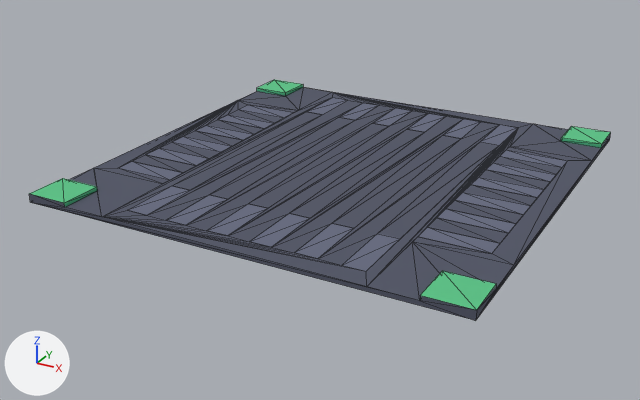
One commit to the glTF model kenney/city-kit-roads/road-crossroad-path.glb: the scene before it, then after it.
The view is the same before and after, from a 50 mm lens placed at (0.882, -1.726, 0.768), pointed at (-0.036, -0.058, -0.066). The lights are fixed; the arrows at lower left show +X, +Y and +Z. The older version comes first. Mesh edges are drawn as thin lines. Vertices at exactly the same position are counted once.

The scene before the commit, as lines of its bpy script (objects in view):
```python
me_road_crossroad_path = bpy.data.meshes.new('road-crossroad-path')
me_road_crossroad_path.from_pydata(...)  # 200 vertices, 276 faces; spans x -0.5..0.5, y -0.5..0.5, z 0.0..0.02
me_road_crossroad_path.materials.append(mat_colormap)
ob_road_crossroad_path = bpy.data.objects.new('road-crossroad-path', me_road_crossroad_path)
ob_road_crossroad_path.location = (0.0, 0.0, 0.0)
```
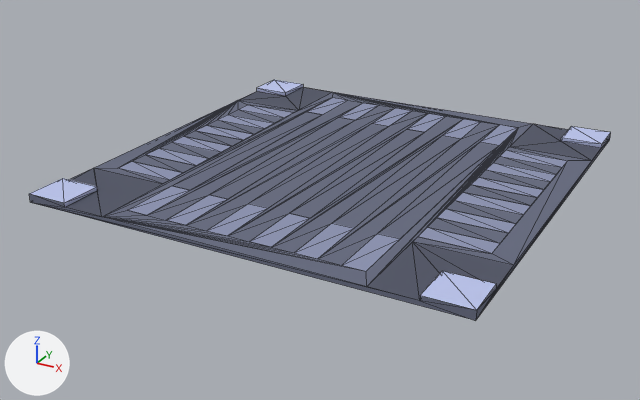
What differs and where, as boxes [x1, y1, x2, y2] in the pictures (640 x 400 px; the box of a moved part takes in the faces that stretch with it):
```json
{"part": 1, "of": "me_road_crossroad_path", "change": "moved or reshaped", "before": [373, 108, 481, 139], "after": [373, 108, 481, 139]}
{"part": 2, "of": "me_road_crossroad_path", "change": "moved or reshaped", "before": [207, 204, 354, 259], "after": [207, 204, 354, 259]}
{"part": 3, "of": "me_road_crossroad_path", "change": "moved or reshaped", "before": [172, 115, 556, 215], "after": [172, 115, 556, 215]}
{"part": 4, "of": "me_road_crossroad_path", "change": "surface changed", "before": [29, 80, 611, 321], "after": [29, 80, 611, 321]}
```

The change, as JSON lines over the scene's bpy script:
```json
{"block": "me_road_crossroad_path", "where": "# used by ob_road_crossroad_path; location = (0.0, 0.0, 0.0)"}
{"op": "remove", "block": "me_road_crossroad_path", "code": "me_road_crossroad_path.from_pydata(...)  # 200 vertices, 276 faces; spans x -0.5..0.5, y -0.5..0.5, z 0.0..0.02"}
{"op": "add", "block": "me_road_crossroad_path", "code": "me_road_crossroad_path.from_pydata(...)  # 188 vertices, 276 faces; spans x -0.5..0.5, y -0.5..0.5, z 0.0..0.02"}
{"block": "me_road_crossroad_path", "change": "me_road_crossroad_path part 1"}
{"block": "me_road_crossroad_path", "change": "6 vertices are removed from x -0.075..0.125, y 0.3..0.45, z 0.01"}
{"block": "me_road_crossroad_path", "change": "6 faces are deleted"}
{"block": "me_road_crossroad_path", "change": "6 new faces join them"}
{"block": "me_road_crossroad_path", "change": "me_road_crossroad_path part 2"}
{"block": "me_road_crossroad_path", "change": "6 vertices are removed from x -0.075..0.125, y -0.45..-0.3, z 0.01"}
{"block": "me_road_crossroad_path", "change": "6 faces are deleted"}
{"block": "me_road_crossroad_path", "change": "6 new faces join them"}
{"block": "me_road_crossroad_path", "change": "me_road_crossroad_path part 3"}
{"block": "me_road_crossroad_path", "change": "8 vertices are removed from x -0.45..0.45, y -0.075..0.125, z 0.01"}
{"block": "me_road_crossroad_path", "change": "12 faces are deleted"}
{"block": "me_road_crossroad_path", "change": "8 new vertices lie (0.0, 0.05, 0.0) away from vertices in x -0.45..0.45, y -0.075..0.025, z 0.01"}
{"block": "me_road_crossroad_path", "change": "12 new faces join them"}
{"block": "me_road_crossroad_path", "change": "me_road_crossroad_path part 4: 236 kept faces spanning x -0.5..0.5, y -0.5..0.5, z 0.0..0.02 get new texture (UV) coordinates"}
```
